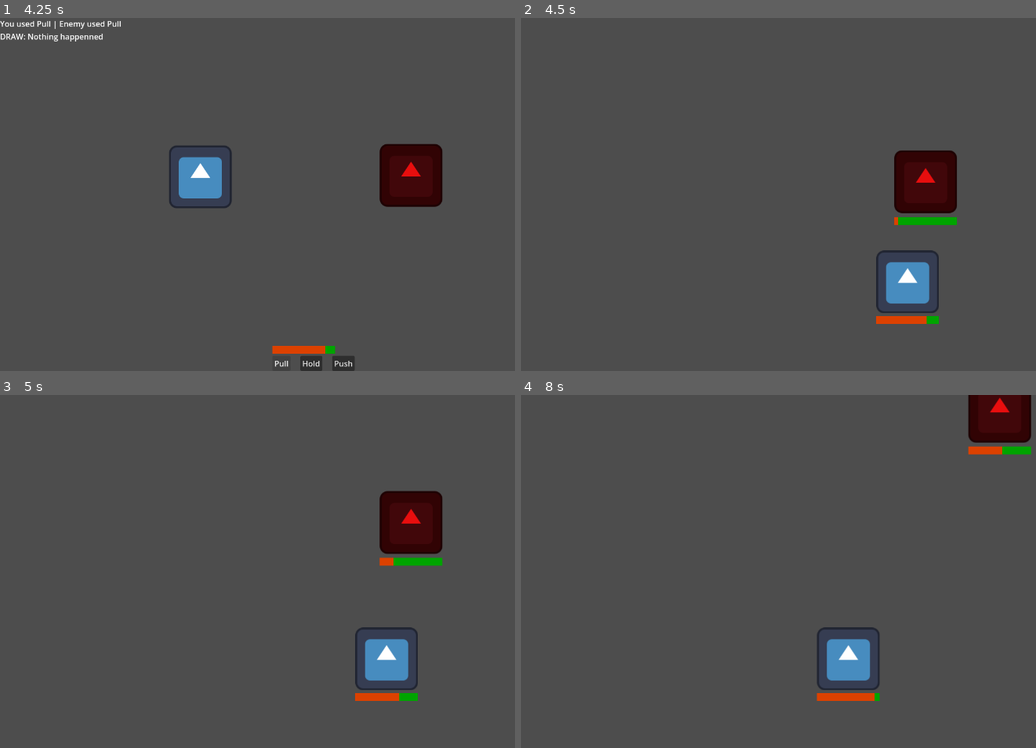
Above: before the commit, frames 1-4 (two rows, left to right).
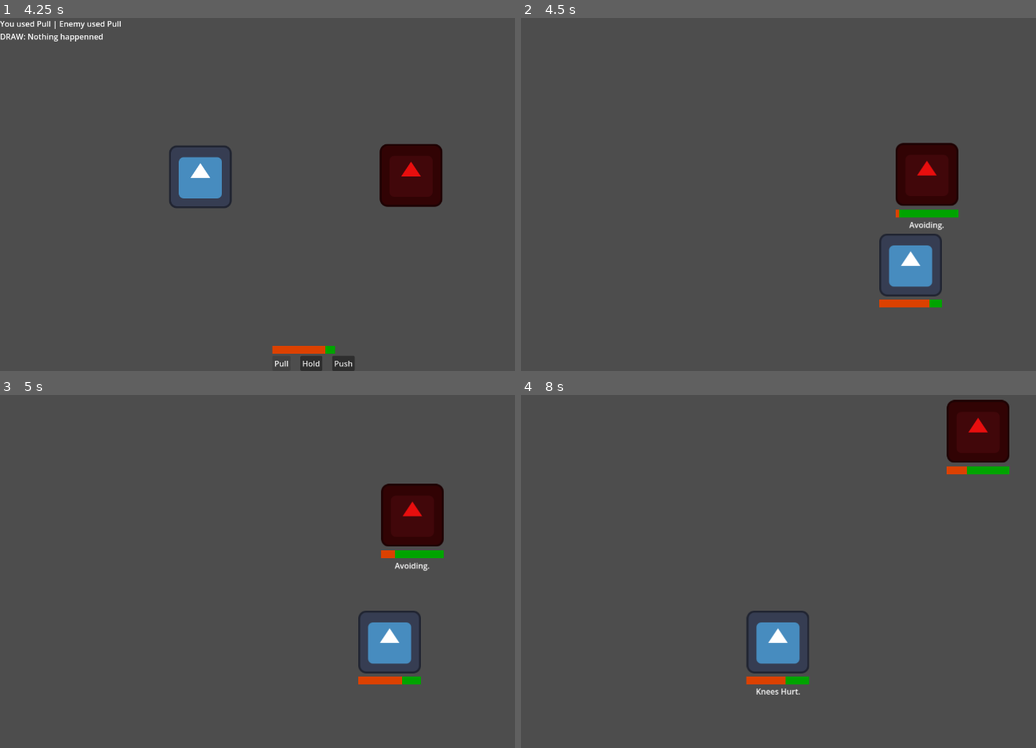
Above: after the commit, the same moments.

Repository: johnreybacal/gran-theft-aubrey
Game: Godot game, scene res://scenes/game_explore.tscn
Two runs of this game, one before a commit and one after it. Both use one fixed random seed, a clock stepped at 60 frames per second and the inputs below. The engine's default icon, where the game draws it, is replaced by a stand-in: a white triangle on a blue panel in a dark square.
Inputs:
- Up to frame 1 (4.25 s): tap Enter at 0.5 s; hold D (move_right) 0.53-1.28 s; hold S (move_down) 1.28-2.03 s; hold D (move_right) 2.03-2.78 s; hold W (move_up) 2.78-3.5 s; click "Pull" at 3.5 s
- Up to frame 2 (4.5 s): click "Hold" at 4.25 s
- Up to frame 3 (5 s): no input
- Up to frame 4 (8 s): hold A (move_left) 5.03-6.53 s; hold S (move_down) 6.53-7.28 s; tap Space at 7.25 s; hold D (move_right) from 7.28 s (still down)

Frame 1 is identical in both runs. In frame 2, 3.1% of the frame differs, in the area x 68-85%, y 35-87%; in frame 3, 3.1%; in frame 4, 5.7%, in the area x 43-100%, y 0-87%.

Commit message:
recovery threshold | repositioning | movement

Diff:
--- a/scripts/classes.gd
+++ b/scripts/classes.gd
@@ -6,6 +6,7 @@
     var max_arthritis: float = 5
     var arthritis_rate: float = 1
     var arthritis_rate_penalty: float = .0
+    var recovery_threshold: float = .75
     var is_recovering: bool = false
     var stats: GrannyStats
 
@@ -31,6 +32,7 @@
         if arthritis >= max_arthritis:
             arthritis = max_arthritis
             is_recovering = true
+            recovery_threshold = randf_range(.5, .9)
             stats.on_knees_hurt()
         stats.update_arthritis(arthritis)
         _update_arthritis_rate_penalty()
@@ -38,7 +40,7 @@
     func decrease_arthritis(delta: float):
         if arthritis > 0:
             arthritis -= delta
-            if is_recovering and arthritis <= (max_arthritis * .75):
+            if is_recovering and arthritis <= (max_arthritis * recovery_threshold):
                 is_recovering = false
                 stats.on_knees_hurt_end()
         else:
@@ -76,10 +78,12 @@
             is_chasing = true
             is_stunned = true
             stats.on_stunned()
+            stats.on_chasing()
             StateManager.enemies_defeated.append(self )
         else:
             is_chasing = false
             is_avoiding = true
+            stats.on_avoiding()
             if self in StateManager.enemies_defeated:
                 var index: int = StateManager.enemies_defeated.find(self )
                 if index != -1:
--- a/scripts/explore_enemy.gd
+++ b/scripts/explore_enemy.gd
@@ -50,29 +50,32 @@
 
         return true
 
-    if player and granny.is_moving() and granny.can_move():
-        target_interval -= delta
+    # Targeting
+    target_interval -= delta
+    if target_interval <= 0:
+        target_interval = .25
+        if granny.is_avoiding:
+            var direction = player.position.direction_to(position)
+            _set_movement_target(position + (direction * 100))
+        elif granny.is_chasing:
+            _set_movement_target(player.position)
 
-        # Targeting
-        if target_interval <= 0:
-            target_interval = .25
-            if granny.is_avoiding:
-                var direction = player.position.direction_to(position)
-                _set_movement_target(position + (direction * 100))
-            elif granny.is_chasing:
-                _set_movement_target(player.position)
-
+    if granny.can_move():
         if granny.is_avoiding:
             avoid_interval -= delta
             if avoid_interval <= 0:
                 granny.is_avoiding = false
                 avoid_interval = 2
+                granny.stats.on_avoiding_end()
+                _set_movement_target(position)
 
         if granny.is_chasing:
             chase_interval -= delta
             if chase_interval <= 0:
                 granny.is_chasing = false
                 chase_interval = 5
+                granny.stats.on_chasing_end()
+                _set_movement_target(position)
 
     return false
 
--- a/scripts/explore_player.gd
+++ b/scripts/explore_player.gd
@@ -35,5 +35,7 @@
                 if not collider.granny.can_encounter():
                     return
                 var direction = collider.position.direction_to(position).normalized()
-                move_and_collide(direction * 50)
+                move_and_collide(direction * 15)
+                direction = position.direction_to(collider.position).normalized()
+                collider.move_and_collide(direction * 15)
                 EventBus.on_encounter_start.emit(collider.get_instance_id())
--- a/scripts/granny_stats.gd
+++ b/scripts/granny_stats.gd
@@ -1,6 +1,8 @@
 extends Node2D
 class_name GrannyStats
 
+const CHASING = "Chasing."
+const AVOIDING = "Avoiding."
 const STUNNED = "Stunned."
 const KNEES_HURT = "Knees Hurt."
 
@@ -29,6 +31,19 @@
 func on_knees_hurt_end():
     remove_label(KNEES_HURT)
 
+func on_chasing():
+    add_label(CHASING)
+
+func on_chasing_end():
+    remove_label(CHASING)
+
+func on_avoiding():
+    add_label(AVOIDING)
+
+func on_avoiding_end():
+    remove_label(AVOIDING)
+
+
 func add_label(text: String):
     if not state_label.text.contains(text):
         state_label.text += " " + text
